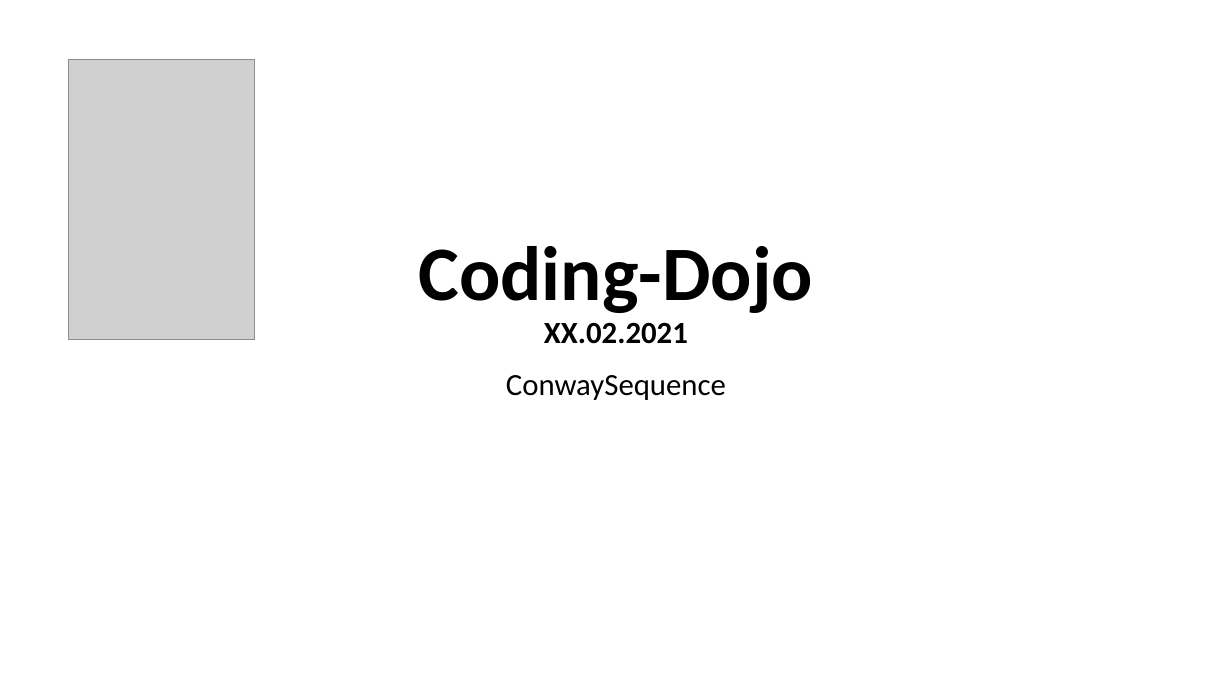
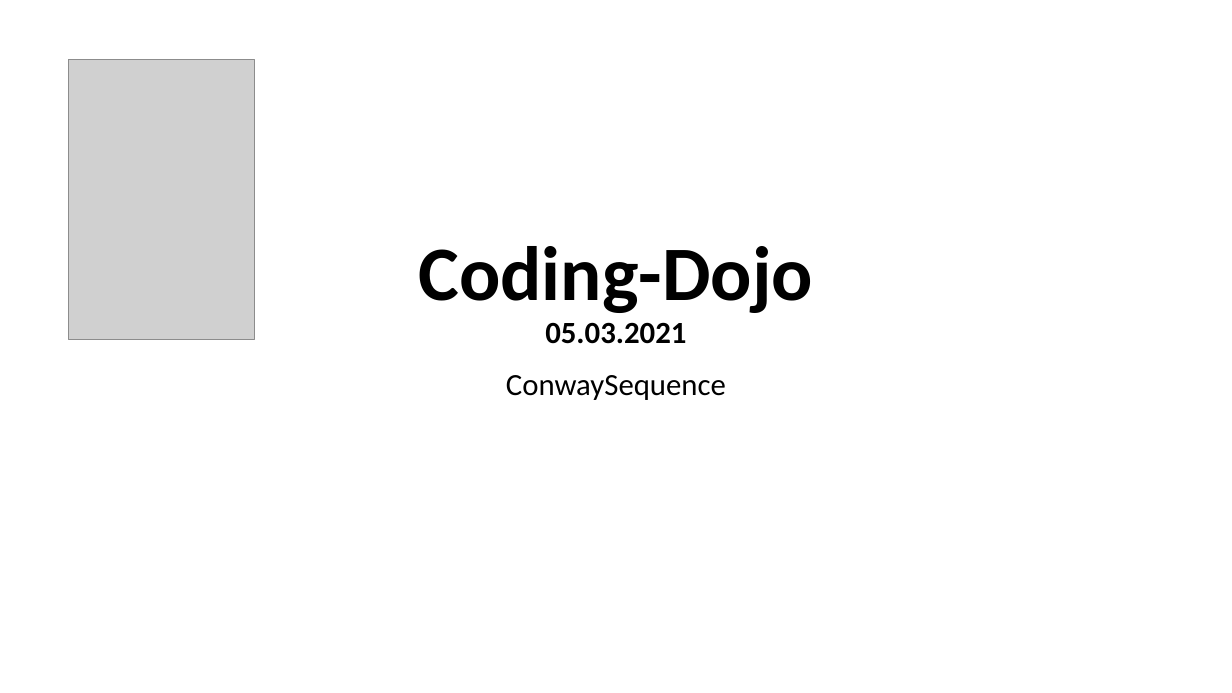
Before and after one commit to techtalk/CodingDojos, a slide deck: slide 1 of ConwaySequence/DojoPresiVorlage.pptx. Drawn at 1232x693 pixels with LibreOffice and Linux fonts; fonts in the diff are those of the drawing; grey boxes stand for pictures. Boxes give left, top, right and bottom in pixels: in the first picture for what was removed or moved away, otherwise in the second. Text is boxed around its words. In the diff, an @@ line names an element or a change of style, - is before the commit and + after.

```diff
--- a/ConwaySequence/DojoPresiVorlage.pptx
+++ b/ConwaySequence/DojoPresiVorlage.pptx
@@ title at <box>419,246,813,344</box>: text changed @@
-Coding-Dojo
-XX.02.2021
+Coding-Dojo
+05.03.2021
```
Also in this commit, not shown: 1 slide added, 3 other files.
